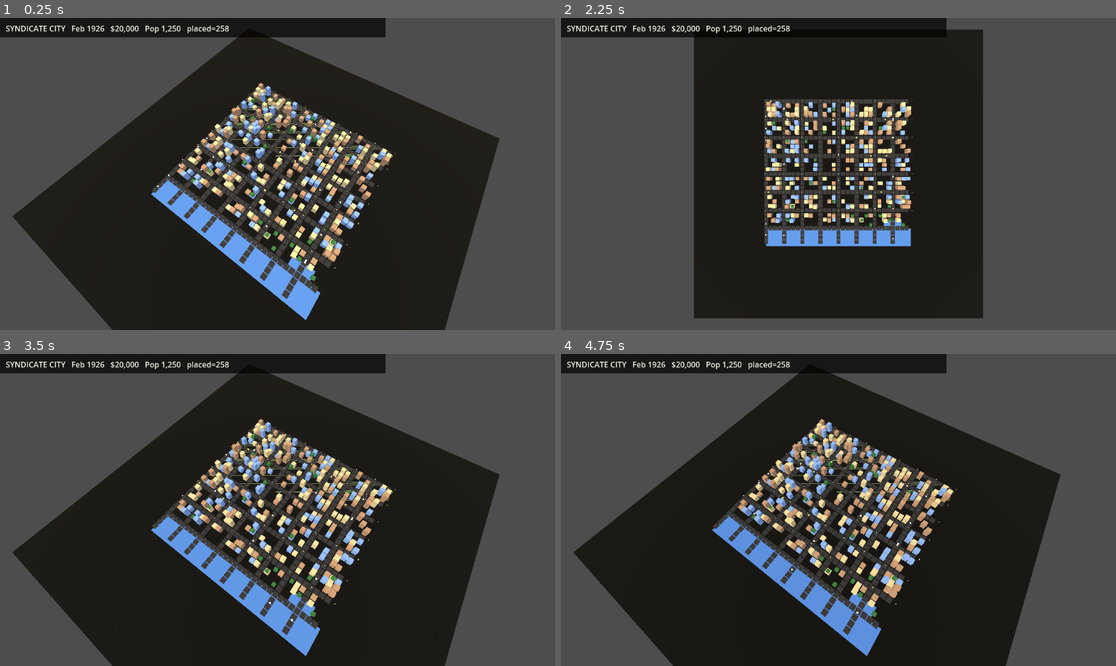
Above: before the commit, frames 1-4 (two rows, left to right).
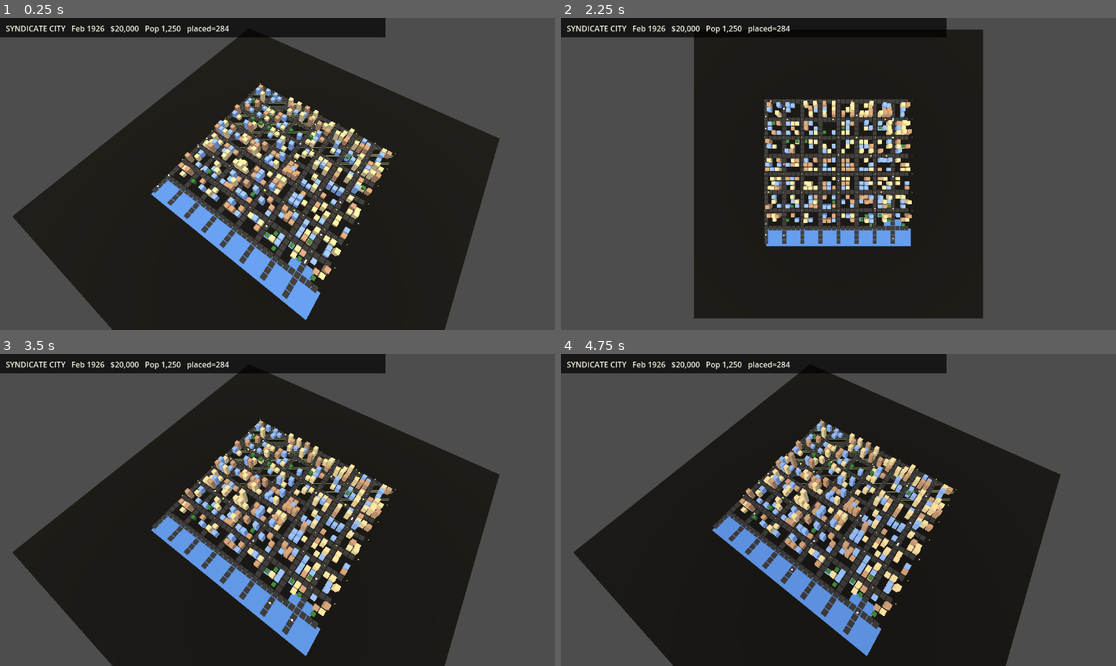
Above: after the commit, the same moments.

Repository: Fedgerick/syndicatecity-2d
Game: Godot game, scene res://main.tscn
Same seed, same stepped clock (60 frames per second), same inputs: the game is played once before the commit and once after it.
Inputs (mouse positions are in pixels of both pictures, inside the frame that each line leads up to):
- Up to frame 1 (0.25 s): no input
- Up to frame 2 (2.25 s): tap Enter at 0.5, 2 s; move the mouse to (960, 158) at 0.52 s; tap T at 0.6, 1.35, 2.1 s; click (960, 158) at 0.67 s; tap Space at 1.25 s; move the mouse to (727, 189) at 1.27 s; click (727, 189) at 1.42 s; move the mouse to (894, 105) at 2.02 s; click (894, 105) at 2.17 s
- Up to frame 3 (3.5 s): tap Space at 2.75 s; move the mouse to (249, 572) at 2.77 s; tap T at 2.85 s; click (249, 572) at 2.92 s
- Up to frame 4 (4.75 s): move the mouse to (1005, 556) at 3.52 s; tap T at 3.6, 4.35 s; click (1005, 556) at 3.67 s; move the mouse to (672, 463) at 4.27 s; click (672, 463) at 4.42 s

The runs differ from the first frame. In frame 1, 7.0% of the frame differs, in the area x 31-71%, y 2-84%; in frame 2, 4.6%; in frame 3, 7.0%; in frame 4, 6.9%.

Commit message:
city: density stages, growth tick, save/load, top-down flag
Each cell now has density stage 1-4; _grow_random_cell bumps a built
cell every 0.5s. F5 saves to user://city_save.json, F9 loads. --topdown
flag sets top-down camera for capture mode.

Diff:
--- a/main.gd
+++ b/main.gd
@@ -45,6 +45,11 @@
 			_t = float(a.substr(7))
 	_apply_time()
 
+	for a in args:
+		if a == "--topdown":
+			cam_topdown = true
+			_refresh_camera()
+
 	if "--capture" in args:
 		await RenderingServer.frame_post_draw
 		await RenderingServer.frame_post_draw
@@ -54,12 +59,33 @@
 		get_tree().quit(0)
 
 
+var growth_accum := 0.0
+
 func _process(delta: float) -> void:
 	# Slowly advance time so user sees day/night if windowed
 	_t = fmod(_t + delta * 0.02, 1.0)
 	_apply_time()
+	_update_traffic(delta)
+	# Growth: every 0.5s, randomly bump a built cell to a higher density
+	growth_accum += delta
+	if growth_accum > 0.5:
+		growth_accum -= 0.5
+		_grow_random_cell()
 	_refresh_hud()
-	_update_traffic(delta)
+
+
+func _grow_random_cell() -> void:
+	if placed_buildings.is_empty():
+		return
+	var idx: int = randi() % placed_buildings.size()
+	var cell: Vector3i = placed_buildings[idx]
+	var key := "%d,%d" % [cell.x, cell.y]
+	var d: int = cell_density.get(key, 1)
+	if d >= DENSITY_MAX:
+		return
+	d += 1
+	cell_density[key] = d
+	_refresh_building_at(cell.x, cell.y)
 
 
 func _unhandled_input(event: InputEvent) -> void:
@@ -72,7 +98,7 @@
 			if hover_cell.x >= 0 and hover_cell.y >= 0:
 				if not _is_road(hover_cell.x, hover_cell.y) and _in_bounds(hover_cell.x, hover_cell.y):
 					if not _is_water(hover_cell.x, hover_cell.y):
-						_place_building(hover_cell.x, hover_cell.y, randi() % 3)
+						_place_building(hover_cell.x, hover_cell.y, randi() % 3, DENSITY_LOW)
 		elif event.button_index == MOUSE_BUTTON_WHEEL_UP and event.pressed:
 			cam_dist = maxf(cam_dist - 5, 20.0)
 			_refresh_camera()
@@ -84,6 +110,10 @@
 			KEY_T:
 				cam_topdown = not cam_topdown
 				_refresh_camera()
+			KEY_F5:
+				save_city()
+			KEY_F9:
+				load_city()
 
 
 func _raycast_ground(screen_pos: Vector2) -> Vector3:
@@ -191,16 +221,44 @@
 			Color(0.70, 0.55, 0.40)][idx % 3]
 
 
+# Density stages: 0 = empty lot, 1 = low (1 story), 2 = medium (2 story),
+# 3 = high (3-4 story tower), 4 = landmark (5+ story)
+const DENSITY_LOW := 1
+const DENSITY_MED := 2
+const DENSITY_HIGH := 3
+const DENSITY_MAX := 4
 var building_meshes: Array[MeshInstance3D] = []
-
-func _place_building(x: int, z: int, color_idx: int, h: float = -1.0) -> void:
-	if h < 0:
-		h = randf_range(1.0, 4.0)
+var cell_density: Dictionary = {}  # key "x,y:z" -> density stage
+var cell_color: Dictionary = {}    # key -> color index
+
+
+func _density_height(d: int) -> float:
+	return [0.0, 1.4, 2.6, 4.2, 6.5][clamp(d, 0, 4)]
+
+
+func _place_building(x: int, z: int, color_idx: int, d: int = 1) -> void:
+	var key := "%d,%d" % [x, z]
+	cell_density[key] = d
+	cell_color[key] = color_idx
+	var h: float = _density_height(d)
 	var b := _make_box(Vector3(CELL * 0.8, h, CELL * 0.8),
 		Vector3(_wx(x * CELL), h * 0.5, _wz(z * CELL)), _zone_color(color_idx))
 	buildings_root.add_child(b)
 	placed_buildings.append(Vector3i(x, z, color_idx))
 	building_meshes.append(b)
+
+
+func _refresh_building_at(x: int, z: int) -> void:
+	var key := "%d,%d" % [x, z]
+	var mesh_idx: int = placed_buildings.find(Vector3i(x, z, cell_color.get(key, 0)))
+	if mesh_idx < 0:
+		return
+	var b := building_meshes[mesh_idx]
+	var d: int = cell_density.get(key, 0)
+	var h: float = _density_height(d)
+	b.scale = Vector3(1, maxf(h, 0.4), 1)
+	b.position = Vector3(_wx(x * CELL), h * 0.5, _wz(z * CELL))
+
 
 
 func _build_initial_buildings() -> void:
@@ -211,7 +269,7 @@
 			if _is_road(x, z) or _is_water(x, z):
 				continue
 			if rng.randf() < 0.55:
-				_place_building(x, z, rng.randi() % 3)
+				_place_building(x, z, rng.randi() % 3, rng.randi_range(1, 3))
 
 
 func _build_lamps() -> void:
@@ -369,3 +427,50 @@
 		var a: Vector3 = path[idx]
 		var b: Vector3 = path[min(idx + 1, path.size() - 1)]
 		dot.position = a.lerp(b, frac)
+
+
+
+func save_city() -> void:
+	var data := {
+		"version": 1,
+		"t": _t,
+		"buildings": [],
+	}
+	for i in placed_buildings.size():
+		var c: Vector3i = placed_buildings[i]
+		var key := "%d,%d" % [c.x, c.y]
+		data.buildings.append({
+			"x": c.x,
+			"z": c.y,
+			"color": cell_color.get(key, 0),
+			"density": cell_density.get(key, 1),
+		})
+	var path := "user://city_save.json"
+	var f := FileAccess.open(path, FileAccess.WRITE)
+	f.store_string(JSON.stringify(data))
+	f.close()
+	print("SAVE: %d buildings -> %s" % [data.buildings.size(), path])
+
+
+func load_city() -> void:
+	var path := "user://city_save.json"
+	if not FileAccess.file_exists(path):
+		return
+	var f := FileAccess.open(path, FileAccess.READ)
+	var text := f.get_as_text()
+	f.close()
+	var data: Variant = JSON.parse_string(text)
+	if data == null or not data is Dictionary:
+		return
+	# Wipe current city
+	for b in building_meshes:
+		b.queue_free()
+	building_meshes.clear()
+	placed_buildings.clear()
+	cell_density.clear()
+	cell_color.clear()
+	# Load new city
+	for entry in data.buildings:
+		_place_building(int(entry.x), int(entry.z), int(entry.color), int(entry.density))
+	_t = float(data.get("t", 0.5))
+	print("LOAD: %d buildings" % placed_buildings.size())
Binary file added: screenshots/step10_growing.png
Binary file added: screenshots/step11_topdown.png
Binary file added: screenshots/step11_topdown_night.png
Binary file added: screenshots/step9_density.png
